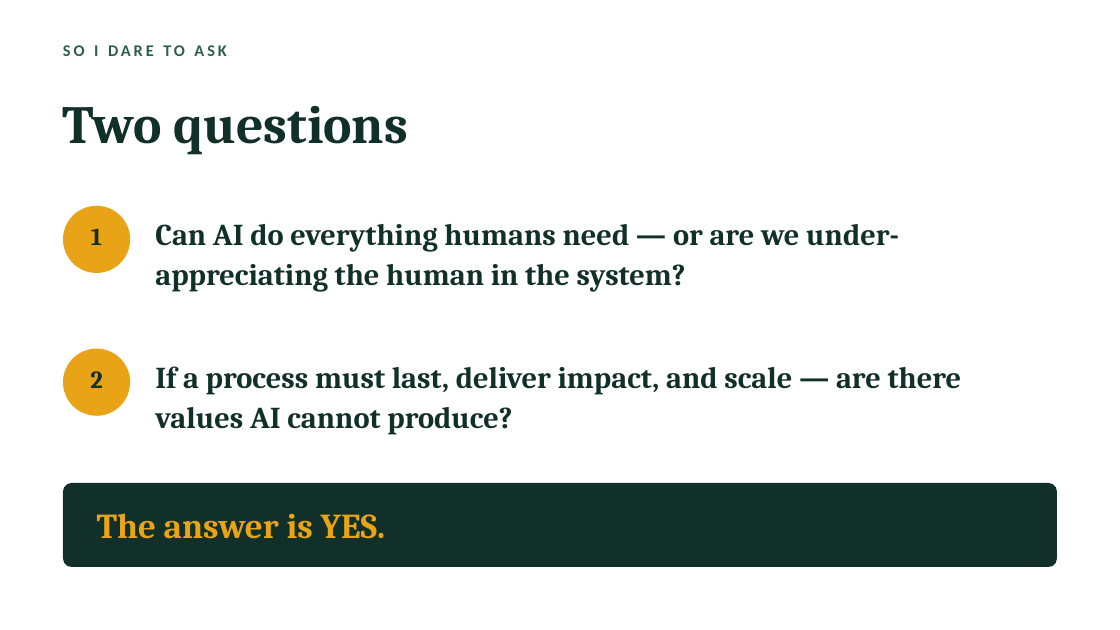
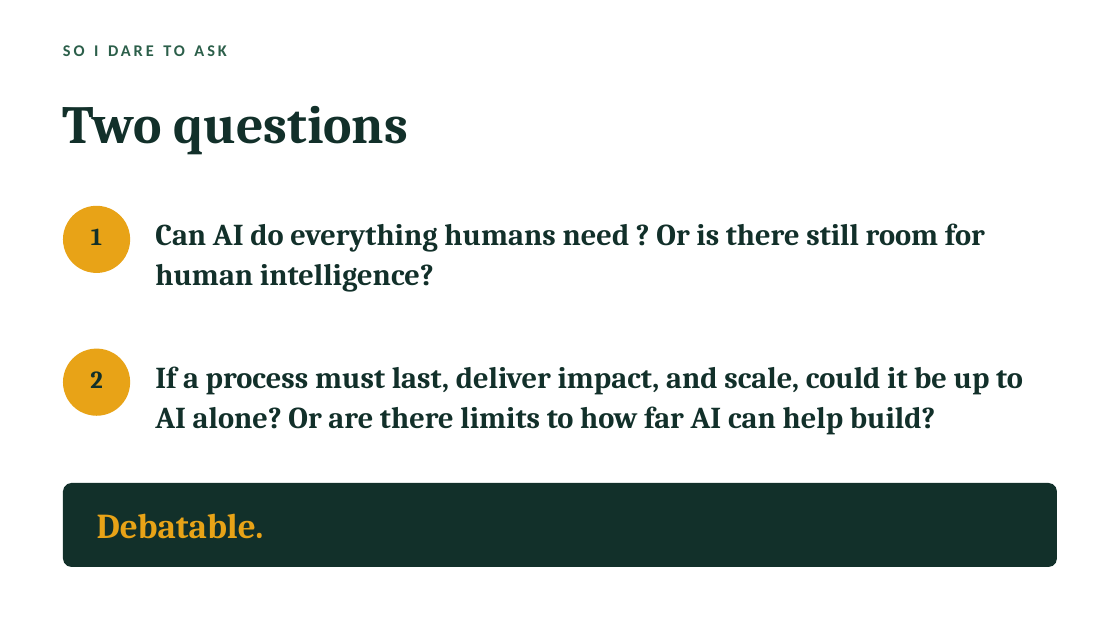
Before and after one commit to RAINigeria/study, a slide deck: slide 11 of iesa.pptx. Drawn at 1120x630 pixels with LibreOffice and Linux fonts; fonts in the diff are those of the drawing. Boxes give left, top, right and bottom in pixels: in the first picture for what was removed or moved away, otherwise in the second. Text is boxed around its words. In the diff, an @@ line names an element or a change of style, - is before the commit and + after.

```diff
--- a/iesa.pptx
+++ b/iesa.pptx
@@ text at <box>155,223,985,292</box>: text changed @@
-Can AI do everything humans need — or are we under-appreciating the human in the system?
+Can AI do everything humans need ? Or is there still room for human intelligence?
@@ text at <box>155,366,1023,435</box>: text changed @@
-If a process must last, deliver impact, and scale — are there values AI cannot produce?
+If a process must last, deliver impact, and scale, could it be up to AI alone? Or are there limits to how far AI can help build?
@@ text at <box>97,513,264,539</box>: text changed @@
-The answer is YES.
+Debatable.
```
Also in this commit, not shown: 15 other slides changed, 2 slides added, 1 other file.
